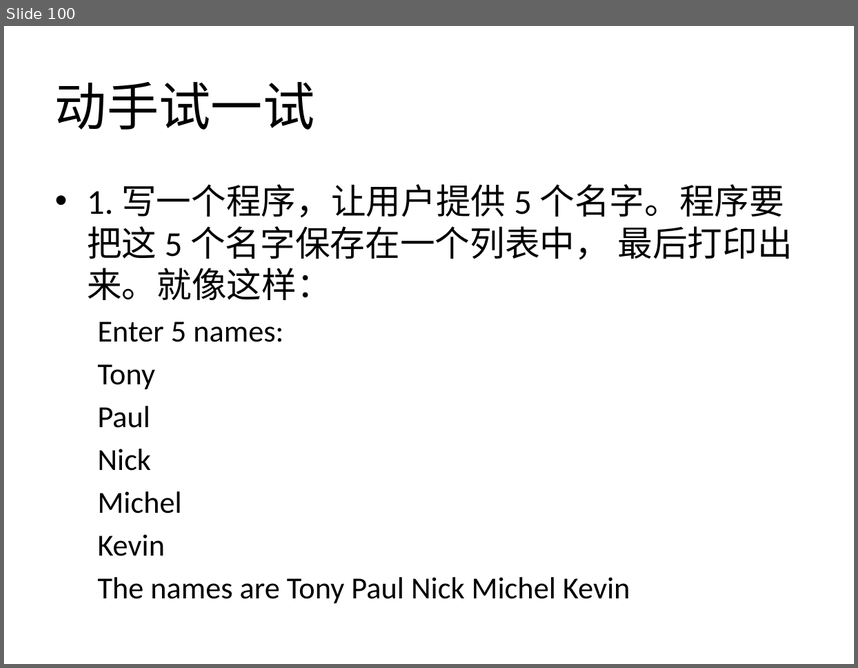
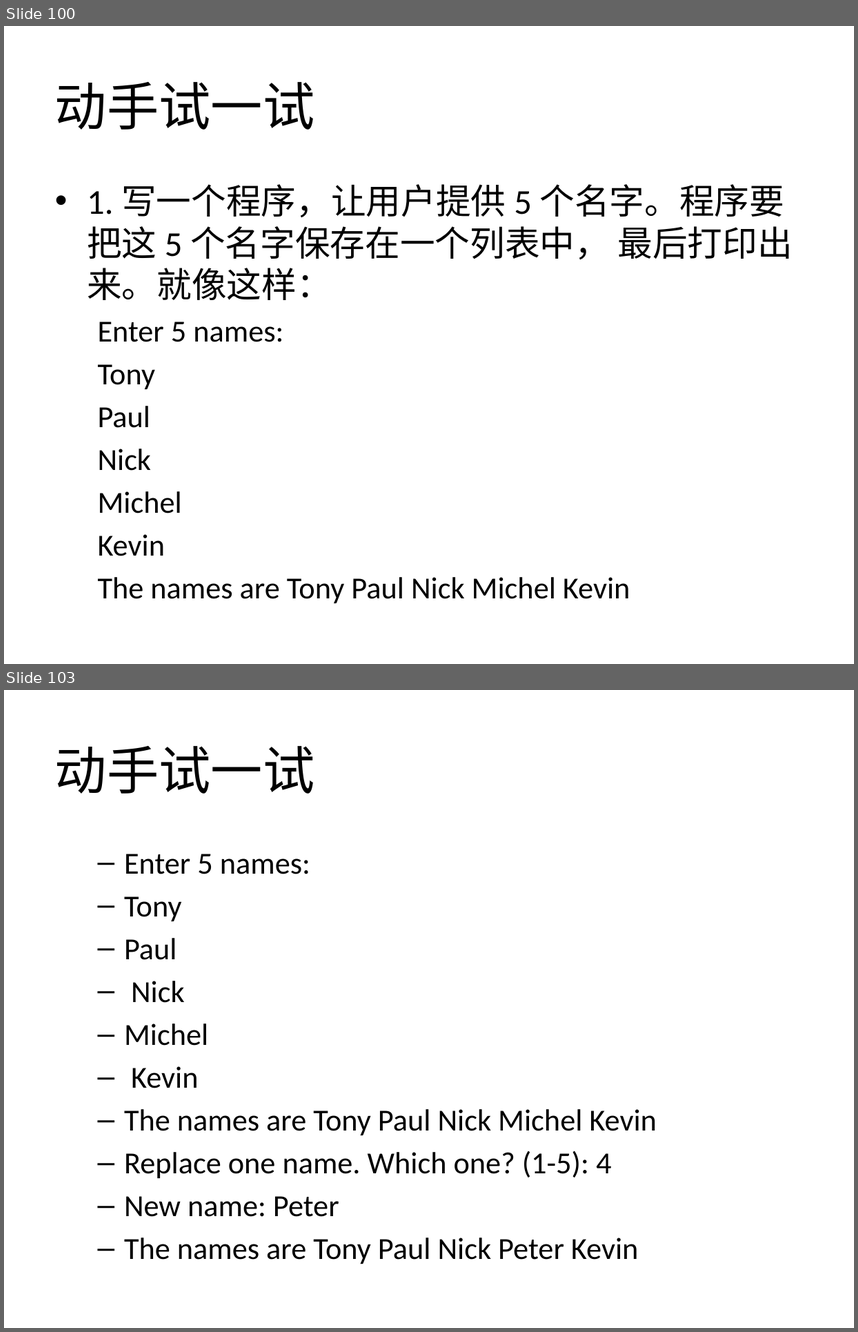
Before and after one commit to zhinan18/Python3, a slide deck: readme/Python3.pptx. Shown one above the other, each under a label of ours: slide 100 before the commit, slides 100 and 103 after it; the slides between them are not shown. The pictures are 858x668 and 858x1332 pixels, drawn with LibreOffice and Linux fonts; fonts in the diff are those of the drawing. Boxes give left, top, right and bottom in pixels: in the first picture for what was removed or moved away, otherwise in the second. Text is boxed around its words. In the diff, an @@ line names an element or a change of style, - is before the commit and + after.

```diff
--- a/readme/Python3.pptx
+++ b/readme/Python3.pptx
@@ slide 103 added at (4, 690, 854, 1328), background #FFFFFF @@
@@ title added at (55, 746, 314, 793), 44 pt, text #000000 @@
+动手试一试
@@ text added at (124, 854, 657, 1263), 25.9 pt, text #000000 @@
+  – Enter 5 names:
+  – Tony
+  – Paul
+  – Nick
+  – Michel
+  – Kevin
+  – The names are Tony Paul Nick Michel Kevin
+  – Replace one name. Which one? (1-5): 4
+  – New name: Peter
+  – The names are Tony Paul Nick Peter Kevin
```
Also in this commit, not shown: 15 other slides added.
